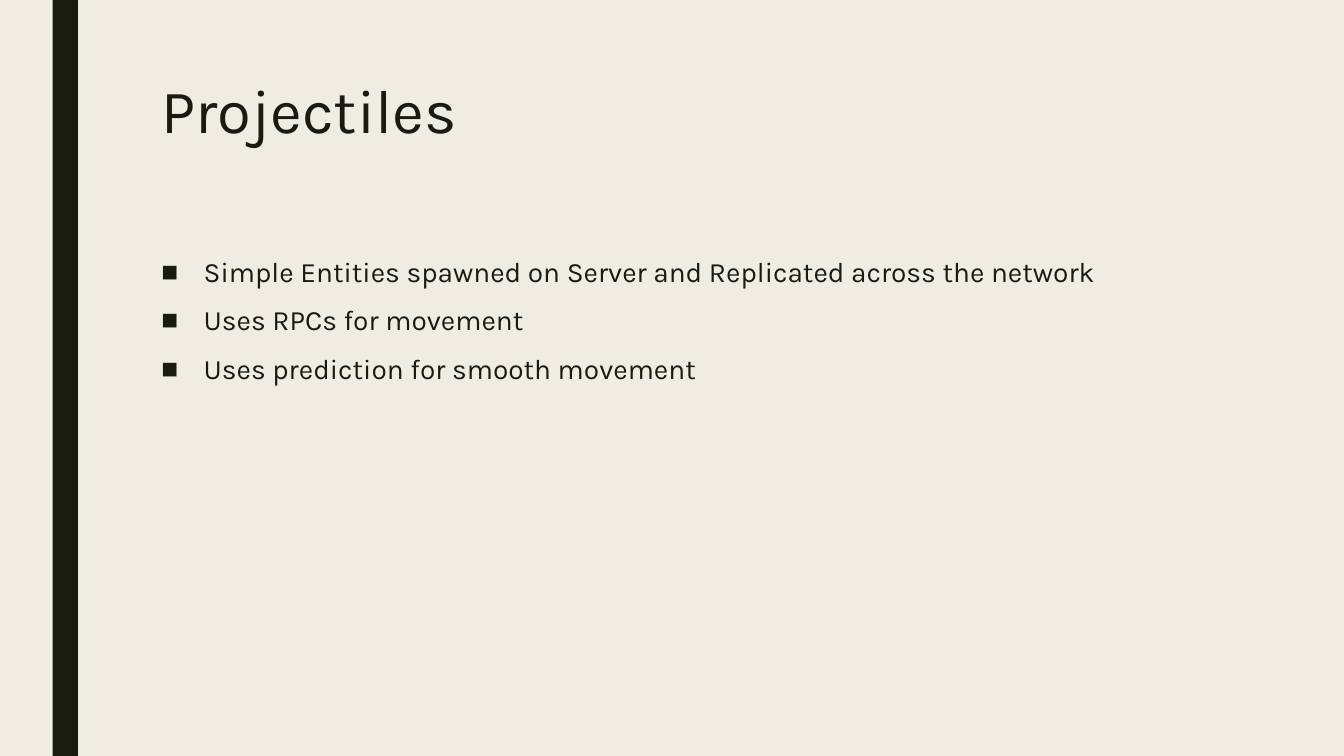
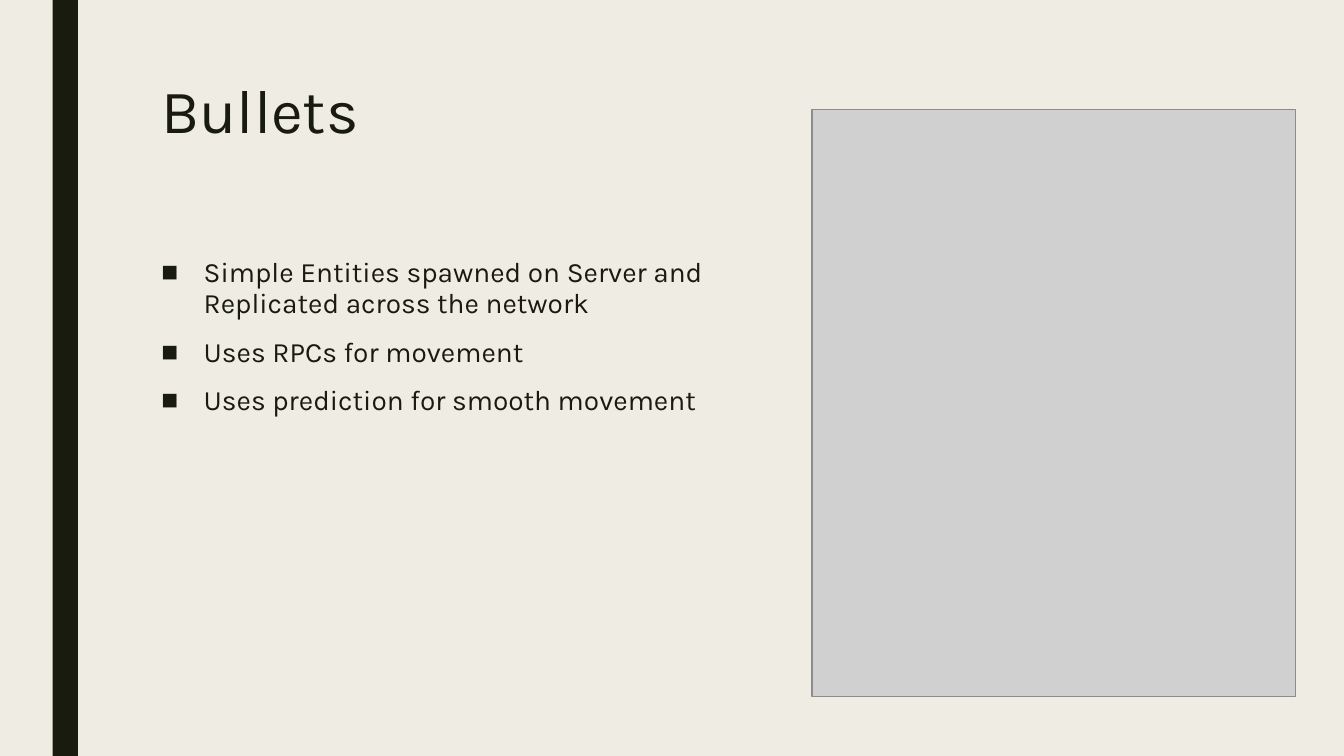
Before and after one commit to comedianhhh/SpaceShooterMP, a slide deck: slide 13 of NetworkAsgn2.pptx (slide 7 before the commit). Drawn at 1344x756 pixels with LibreOffice and Linux fonts; fonts in the diff are those of the drawing; grey boxes stand for pictures. Boxes give left, top, right and bottom in pixels: in the first picture for what was removed or moved away, otherwise in the second. Text is boxed around its words. In the diff, an @@ line names an element or a change of style, - is before the commit and + after.

```diff
--- a/NetworkAsgn2.pptx
+++ b/NetworkAsgn2.pptx
@@ title at [161, 91, 358, 134]: text changed @@
-Projectiles
+Bullets
@@ picture added at [813, 109, 1296, 696] @@
@@ text "Simple Entities spawned on Server ..." rewrapped from [204, 262, 1094, 386] to [204, 262, 702, 417] @@
```
Also in this commit, not shown: 6 other slides changed, 11 slides added, 1 slide removed, 5 other files.
